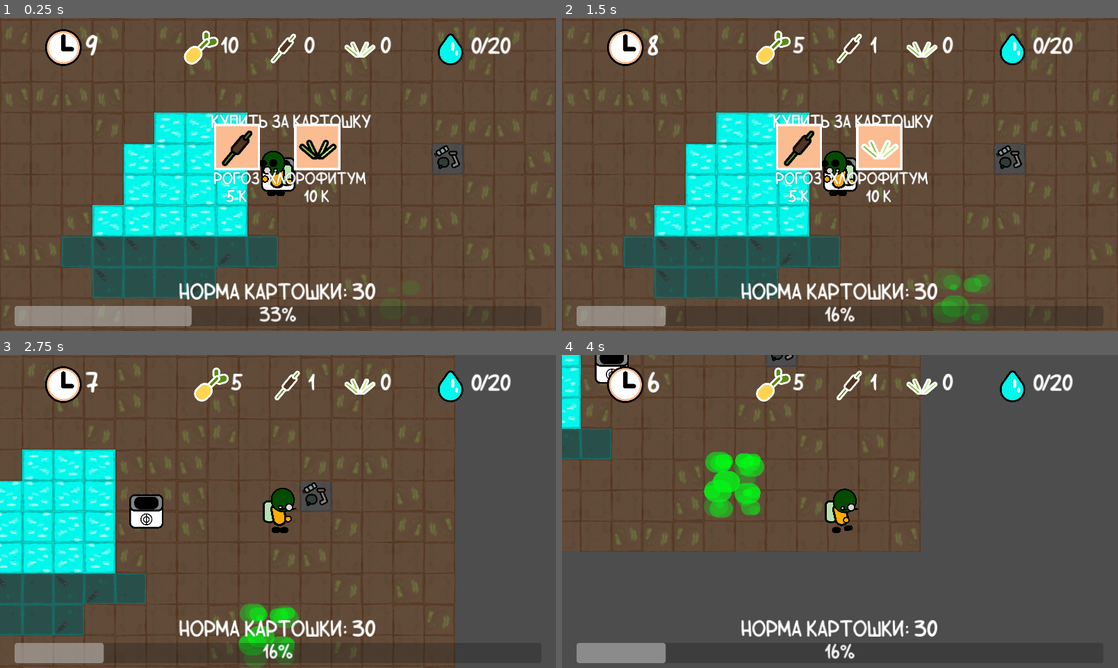
Above: before the commit, frames 1-4 (two rows, left to right).
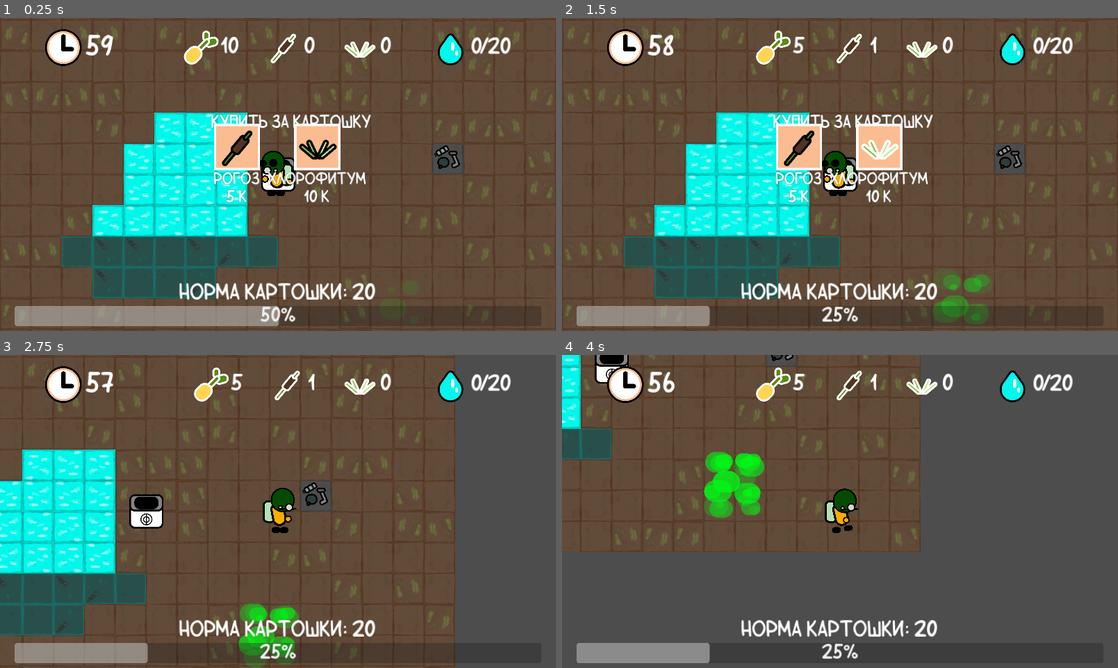
Above: after the commit, the same moments.

Repository: Voladsky/start-game-jam-2024
Game: Godot game, scene res://world/world.tscn
Two runs of this game, one before a commit and one after it. Both use one fixed random seed, a clock stepped at 60 frames per second and the inputs below.
Inputs (mouse positions are in pixels of both pictures, inside the frame that each line leads up to):
- Up to frame 1 (0.25 s): no input
- Up to frame 2 (1.5 s): click (801, 146) at 0.5 s; click (878, 146) at 1.25 s
- Up to frame 3 (2.75 s): move the mouse to (16, 373) at 2.02 s; hold D (move_right) from 2.03 s (still down); hold Right mouse button (right_click) from 2.03 s (still down); click (16, 373) at 2.17 s
- Up to frame 4 (4 s): move the mouse to (567, 373) at 2.77 s; release D (move_right) at 2.78 s; release Right mouse button (right_click) at 2.78 s; hold S (move_down) 2.78-3.53 s; click (567, 373) at 2.85 s; right-click (567, 373) at 3.05 s; move the mouse to (589, 361) at 3.52 s; hold D (move_right) from 3.53 s (still down); hold Right mouse button (right_click) from 3.53 s (still down); click (589, 361) at 3.67 s

The runs differ from the first frame. In frame 1, 1.3% of the frame differs, in the area x 15-68%, y 5-99%; in frame 2, 1.0%; in frame 3, 1.0%; in frame 4, 1.0%.

Commit message:
death added

Diff:
--- a/UI/resource_bar/resource_bar.gd
+++ /dev/null
@@ -1,12 +0,0 @@
-extends Label
-
-func change_text():
-	text = "Potatoes: %s ; Cattails: %s ; Spiderplants: %s ;\n
-	Quote: %s" % \
-		[GameManager.potato_amount,
-		GameManager.cattail_amount,
-		GameManager.spiderplant_amount,
-		GameManager.quote_potato_amount,
-		GameManager.current_water_amount,
-		GameManager.total_water_amount
-		]
--- a/UI/ui.gd
+++ b/UI/ui.gd
@@ -10,9 +10,11 @@
 @onready var qouta_label = $Resources/VBoxContainer/Label
 @onready var timer = $Timer
 
-@export var coef = 0.25
+var sacrifice = preload("res://item_drop/sacrifice.tscn")
+var player
 
 func _ready():
+	player = get_tree().get_nodes_in_group("player")[0]
 	GameManager.amount_changed.connect(change_text)
 	change_text()
 	qouta_bar.max_value = GameManager.max_quota_amount
@@ -41,8 +43,8 @@
 
 func _on_timer_timeout():
 	if GameManager.quota_amount < GameManager.max_quota_amount:
-		$Panel.visible = true
-		get_tree().get_nodes_in_group("player")[0].set_process(false)
+		get_tree().get_nodes_in_group("player")[0].gameover = true
+		get_tree().get_nodes_in_group("player")[0].get_node("CollisionShape2D").disabled = true
 		GameManager.reset()
 		return
 
@@ -51,12 +53,19 @@
 	GameManager.max_qouta_time += GameManager.max_qouta_time*0.1
 	GameManager.max_quota_amount *= 1.5
 
-	qouta_label.text = "Квота картошки: %s" % GameManager.max_quota_amount
+	qouta_label.text = "Норма картошки: %s" % GameManager.max_quota_amount
 	qouta_bar.max_value = GameManager.max_quota_amount
 	change_text()
 
 	timer.start(GameManager.max_qouta_time)
 
 
+	for i in range(GameManager.max_quota_amount):
+		var sacrifice_instance = sacrifice.instantiate()
+		sacrifice_instance.position = player.position + Vector2(randf_range(-16, 16), randf_range(-16, 16))
+		get_tree().get_root().add_child(sacrifice_instance)
+		await get_tree().create_timer(0.1).timeout
+
+
 func _on_button_pressed():
 	get_tree().reload_current_scene()
--- a/UI/ui.tscn
+++ b/UI/ui.tscn
@@ -174,7 +174,7 @@
 wait_time = 60.0
 one_shot = true
 
-[node name="Panel" type="Panel" parent="."]
+[node name="Panel" type="Panel" parent="." groups=["panel"]]
 visible = false
 anchors_preset = 15
 anchor_right = 1.0
--- a/game_manager/game_manager.gd
+++ b/game_manager/game_manager.gd
@@ -11,10 +11,10 @@
 var max_water_amount = 20
 var water_amount = 0
 
-var max_quota_amount = 30
+var max_quota_amount = 20
 var quota_amount = 0
 
-var max_qouta_time = 10
+var max_qouta_time = 60
 var qouta_time = 0
 
 var can_suck = true
@@ -28,10 +28,10 @@
 	max_water_amount = 20
 	water_amount = 0
 
-	max_quota_amount = 30
+	max_quota_amount = 20
 	quota_amount = 0
 
-	max_qouta_time = 10
+	max_qouta_time = 60
 	qouta_time = 0
 
 	can_suck = true
--- a/item_drop/item_drop.tscn
+++ b/item_drop/item_drop.tscn
@@ -7,6 +7,7 @@
 radius = 248.0
 
 [node name="ItemDrop" type="Area2D"]
+z_index = 1
 scale = Vector2(0.4, 0.4)
 script = ExtResource("1_c60uv")
 
--- /dev/null
+++ b/item_drop/sacrifice.gd
@@ -0,0 +1,13 @@
+extends Area2D
+
+var speed = 35
+var vanish_distance = 25
+var target
+
+func _ready():
+	target = get_tree().get_nodes_in_group("generator")[0]
+
+func _physics_process(_delta):
+	position += position.direction_to(target.position) * speed
+	if position.distance_to(target.position) < vanish_distance:
+		queue_free()
--- /dev/null
+++ b/item_drop/sacrifice.tscn
@@ -0,0 +1,18 @@
+[gd_scene load_steps=4 format=3 uid="uid://dbgv7uxv2nss3"]
+
+[ext_resource type="Script" path="res://item_drop/sacrifice.gd" id="1_pkqfu"]
+[ext_resource type="Texture2D" uid="uid://d2wdpwlghx3i2" path="res://assets/sprites/Tilesets/PotatoPickUp.png" id="2_brsgh"]
+
+[sub_resource type="CircleShape2D" id="CircleShape2D_8l3mc"]
+radius = 248.0
+
+[node name="Sacrifice" type="Area2D"]
+z_index = 1
+scale = Vector2(0.4, 0.4)
+script = ExtResource("1_pkqfu")
+
+[node name="CollisionShape2D" type="CollisionShape2D" parent="."]
+shape = SubResource("CircleShape2D_8l3mc")
+
+[node name="Sprite2D" type="Sprite2D" parent="."]
+texture = ExtResource("2_brsgh")
--- a/player/player.gd
+++ b/player/player.gd
@@ -9,6 +9,14 @@
 var direction: Vector2 = Vector2.ZERO
 var is_moving = false
 var volume_step_down = -0.5
+
+var gameover = false
+var target
+
+
+func _ready():
+	target = get_tree().get_nodes_in_group("generator")[0]
+
 
 func _process(_delta):
 	direction = Input.get_vector("move_left", "move_right", "move_up", "move_down")
@@ -34,6 +42,12 @@
 	$GFX/BackPack.modulate = Color(1,1,1,1) - Color(1,0,0,0) * GameManager.water_amount/GameManager.max_water_amount
 
 func _physics_process(_delta):
+	if gameover:
+		position += position.direction_to(target.position) * 25
+		if position.distance_to(target.position) < 25:
+			get_tree().get_nodes_in_group("panel")[0].visible = true
+			queue_free()
+
 	velocity = direction * speed
 
 	move_and_slide()
--- a/tilemap/field_tile.gd
+++ b/tilemap/field_tile.gd
@@ -52,7 +52,7 @@
 
 				for i in range(randi_range(1, 3)):
 					var item_instance = item_drop.instantiate()
-					get_tree().root.add_child(item_instance)
+					get_tree().get_root().get_node("World").add_child(item_instance)
 					item_instance.position = position + Vector2(randf_range(-32, 32), randf_range(-32, 32))
 
 
--- a/tilemap/spiderplant.gd
+++ b/tilemap/spiderplant.gd
@@ -13,7 +13,6 @@
 		$GrowingParticle.emitting = true
 
 func _on_mouse_entered():
-	print("ratatatat")
 	if (player.position - position).length() < 128:
 		$Frame.visible = true
 
--- a/world/world.tscn
+++ b/world/world.tscn
@@ -10,7 +10,7 @@
 
 [node name="UI" parent="." instance=ExtResource("6_4ig7x")]
 
-[node name="PlantGenerator" parent="." instance=ExtResource("3_ialrv")]
+[node name="PlantGenerator" parent="." groups=["generator"] instance=ExtResource("3_ialrv")]
 z_index = 1
 input_pickable = false
 
